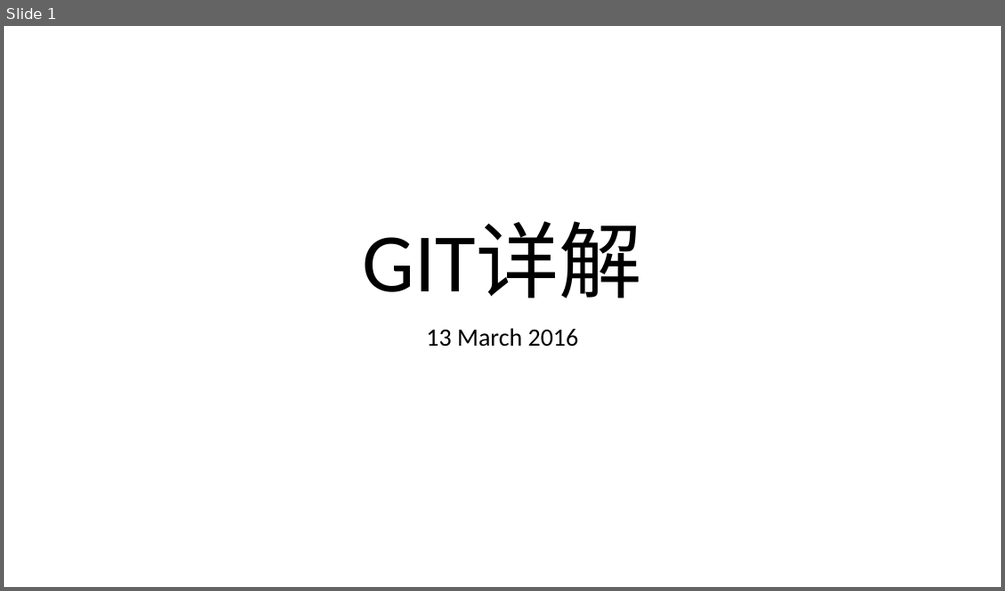
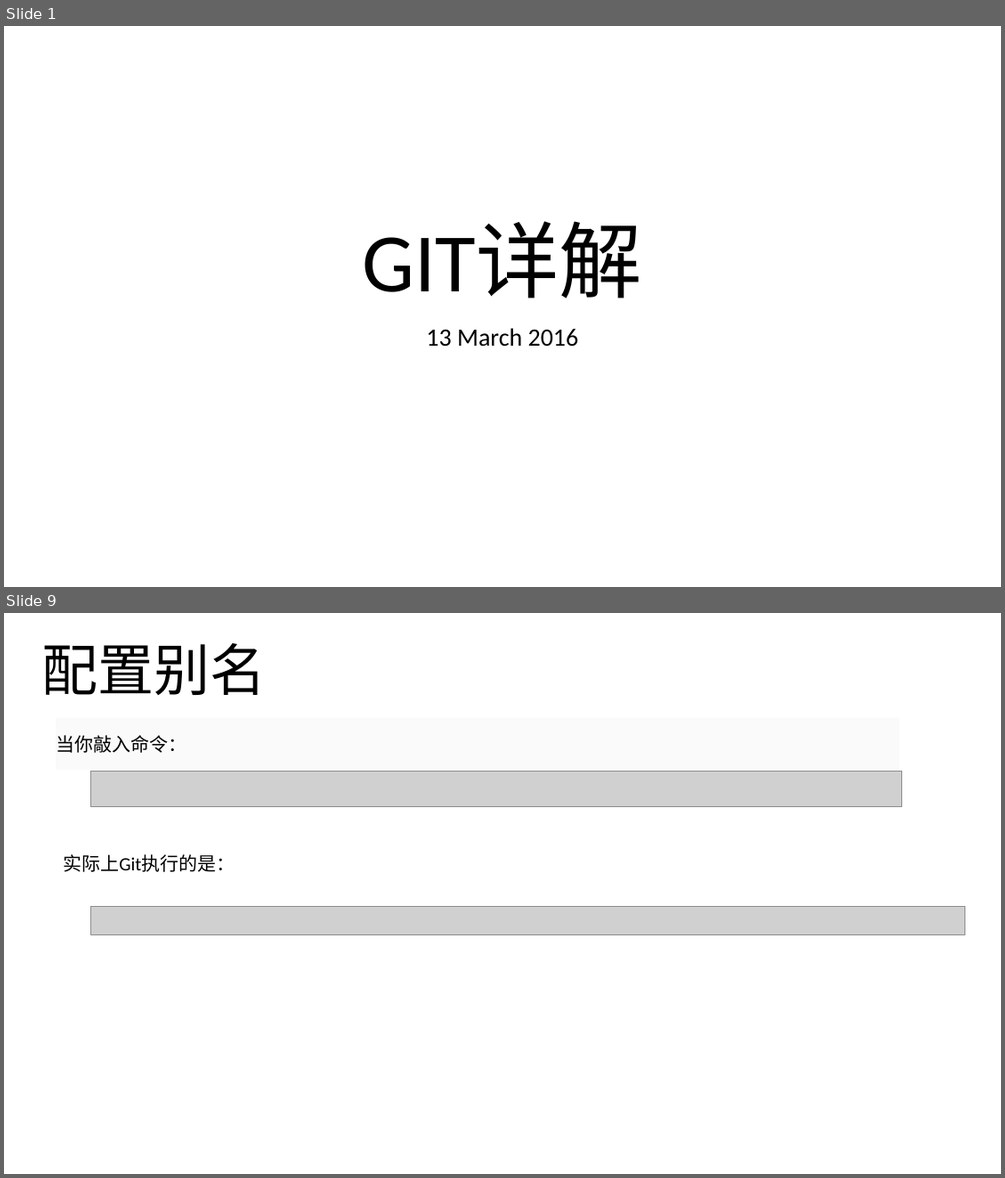
Before and after one commit to noprom/shandong, a slide deck: doc/ppt/husize.pptx. Shown one above the other, each under a label of ours: slide 1 before the commit, slides 1 and 9 after it; the slides between them are not shown. The pictures are 1005x591 and 1005x1178 pixels, drawn with LibreOffice and Linux fonts; fonts in the diff are those of the drawing; grey boxes stand for pictures. Boxes give left, top, right and bottom in pixels: in the first picture for what was removed or moved away, otherwise in the second. Text is boxed around its words. In the diff, an @@ line names an element or a change of style, - is before the commit and + after.

```diff
--- a/doc/ppt/husize.pptx
+++ b/doc/ppt/husize.pptx
@@ slide 9 added at (4, 613, 1001, 1174), background #FFFFFF @@
@@ title added at (42, 643, 267, 695), 54 pt, text #000000 @@
+配置别名
@@ subtitle added at (56, 735, 186, 753), 18 pt, text #000000 @@
+当你敲入命令：
@@ picture added at (90, 771, 902, 807) @@
@@ text added at (63, 854, 235, 872), 18 pt, text #000000 @@
+实际上Git执行的是：
@@ picture added at (90, 906, 966, 934) @@
```
Also in this commit, not shown: 4 slides changed, 8 other slides added, 6 slides removed, 1 other file.
